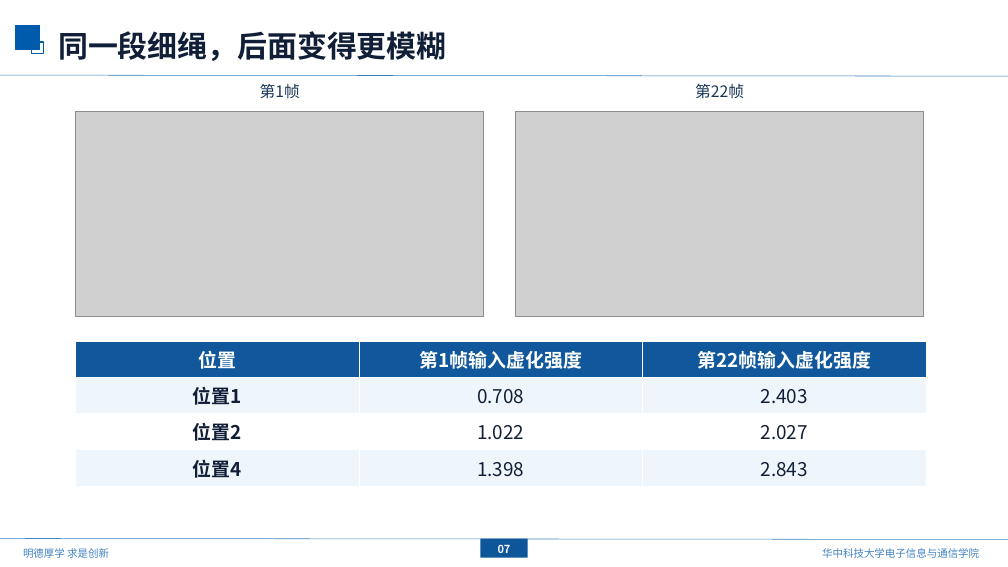
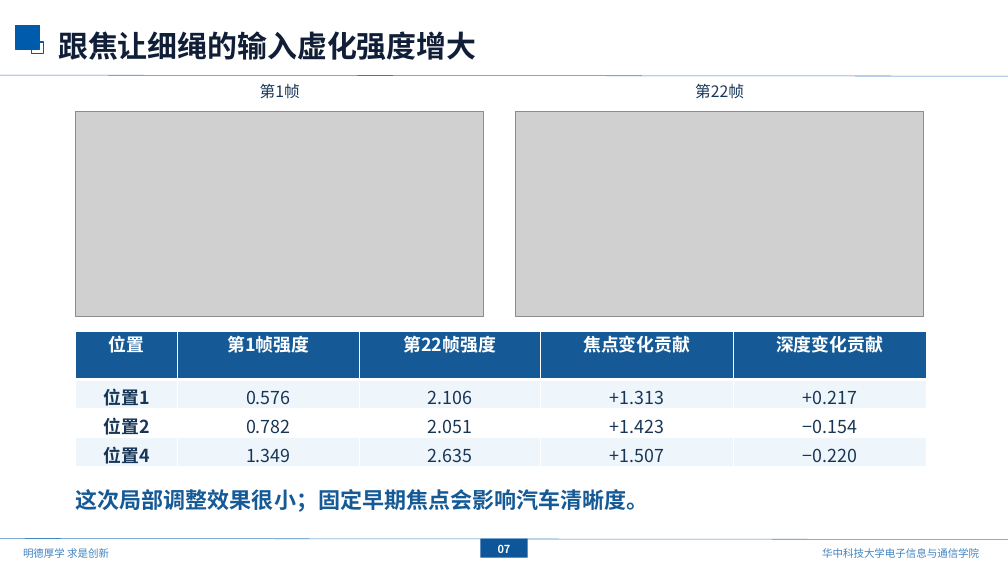
Before and after one commit to mengmcy1/OPPO-depth-guided-video-bokeh, a slide deck: slide 8 of 汇报/2026-10-16_基线更新与ATB分析/基线更新与ATB分析_1016.pptx. Drawn at 1008x567 pixels with LibreOffice and Linux fonts; fonts in the diff are those of the drawing; grey boxes stand for pictures; background and template pictures are left out. Boxes give left, top, right and bottom in pixels: in the first picture for what was removed or moved away, otherwise in the second. Text is boxed around its words. In the diff, an @@ line names an element or a change of style, - is before the commit and + after.

```diff
--- a/汇报/2026-10-16_基线更新与ATB分析/基线更新与ATB分析_1016.pptx
+++ b/汇报/2026-10-16_基线更新与ATB分析/基线更新与ATB分析_1016.pptx
@@ text at bbox=[58, 31, 476, 60]: text changed @@
-同一段细绳，后面变得更模糊
+跟焦让细绳的输入虚化强度增大
@@ table at bbox=[76, 331, 926, 468] @@
-column 2: 第1帧输入虚化强度 | 0.708 | 1.022 | 1.398
-column 3: 第22帧输入虚化强度 | 2.403 | 2.027 | 2.843
+column 2: 第1帧强度 | 0.576 | 0.782 | 1.349
+column 3: 第22帧强度 | 2.106 | 2.051 | 2.635
+column 4: 焦点变化贡献 | +1.313 | +1.423 | +1.507
+column 5: 深度变化贡献 | +0.217 | −0.154 | −0.220
@@ table: place and size @@
-table at bbox=[76, 341, 926, 486]
+table at bbox=[76, 331, 926, 468]
@@ text added at bbox=[76, 489, 649, 512], 21 pt, text #155A96, bold @@
+这次局部调整效果很小；固定早期焦点会影响汽车清晰度。
```
Also in this commit, not shown: 2 other slides changed, 2 other files.
